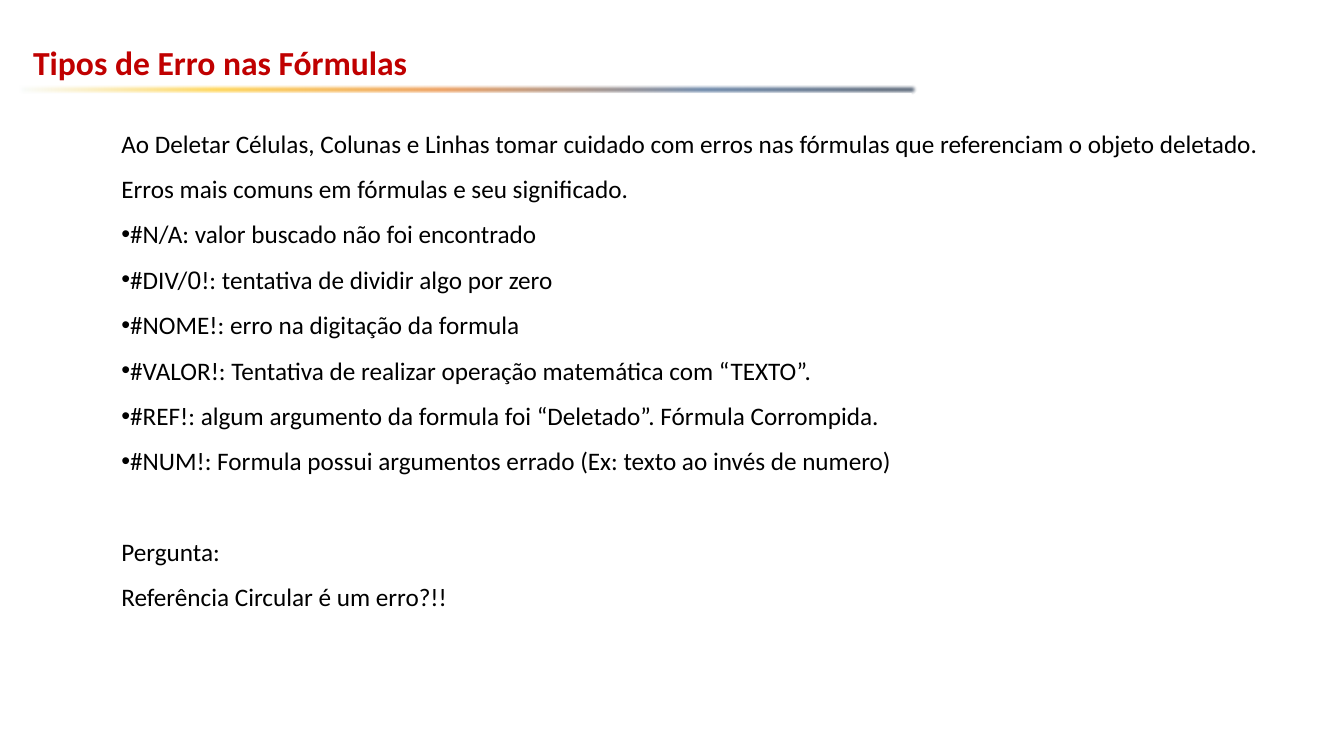
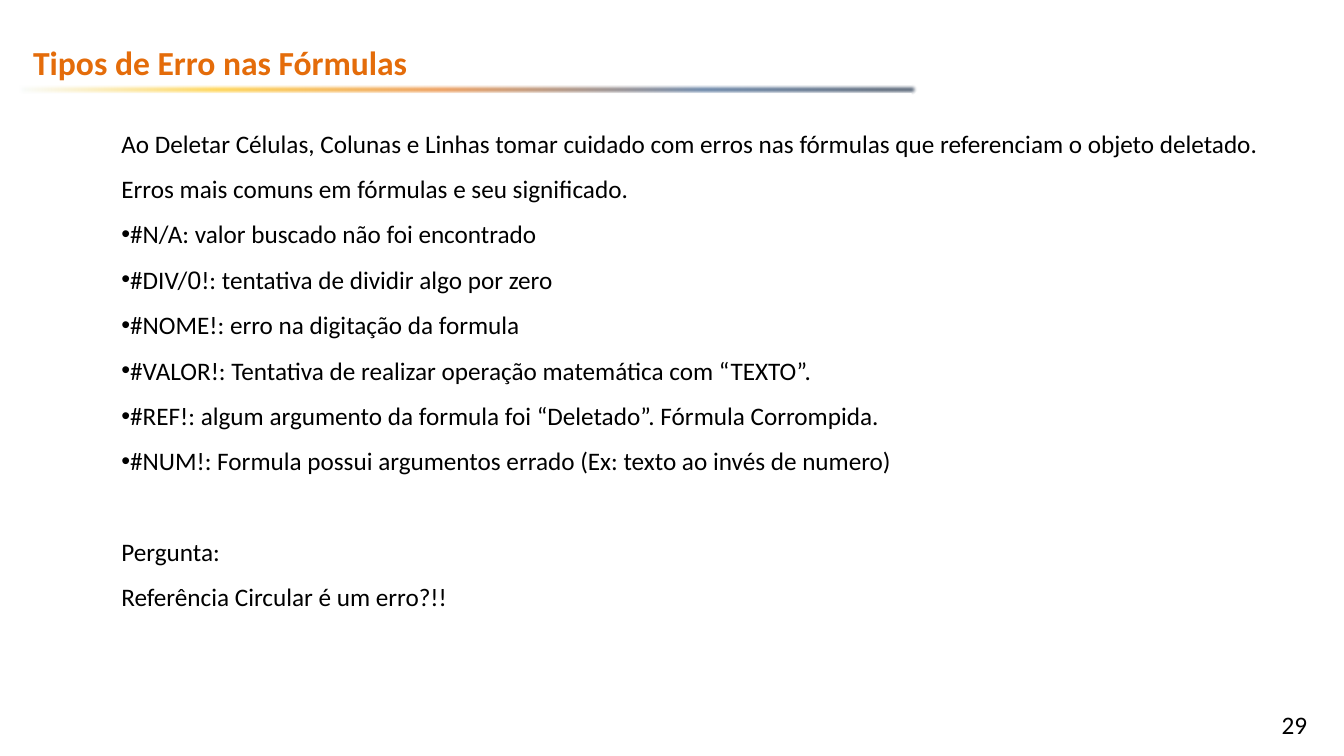
Before and after one commit to emerson-fenrir/Excel_Basico, a slide deck: slide 29 of Aula3.pptx (slide 26 before the commit). Drawn at 1344x756 pixels with LibreOffice and Linux fonts; fonts in the diff are those of the drawing; background and template pictures are left out. Boxes give left, top, right and bottom in pixels: in the first picture for what was removed or moved away, otherwise in the second. Text is boxed around its words. In the diff, an @@ line names an element or a change of style, - is before the commit and + after.

```diff
--- a/Aula3.pptx
+++ b/Aula3.pptx
@@ text "Tipos de Erro nas Fórmulas" at (33,51,407,81): text colour #C00000 to #E46C0A @@
@@ page number added at (1282,717,1308,734), 18 pt, text #000000 @@
+29
```
Also in this commit, not shown: 43 other slides changed, 3 slides added, 1 other file.
